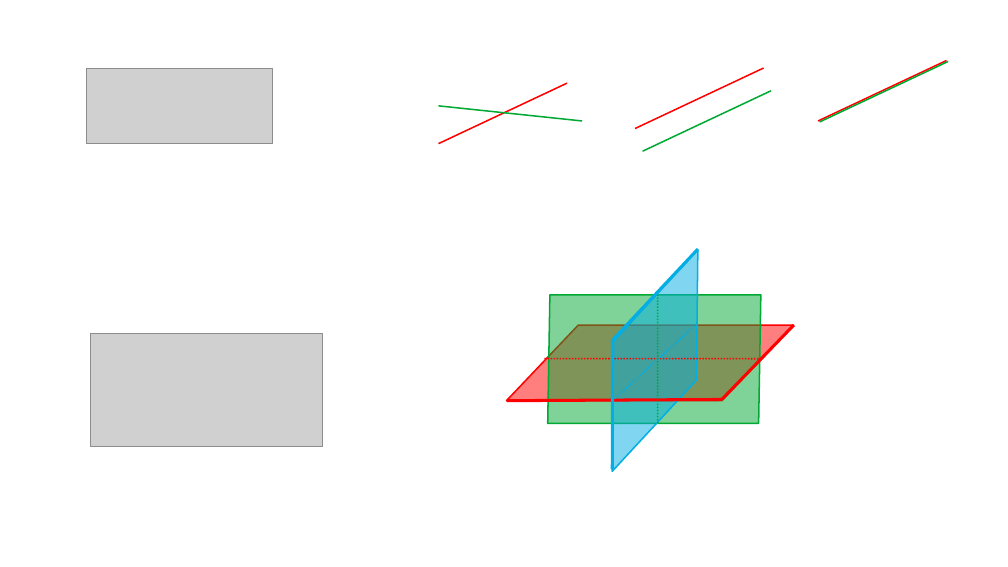
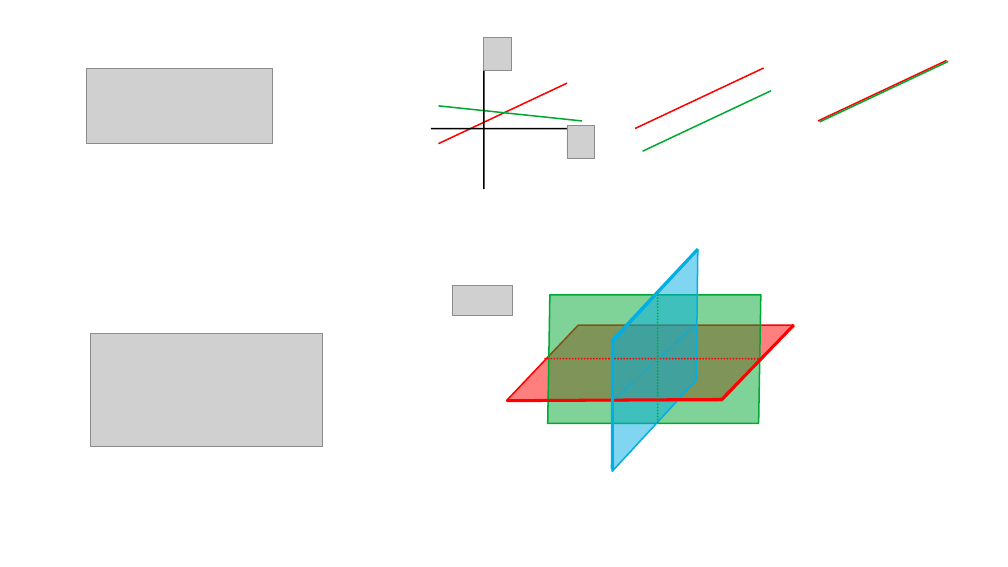
Before and after one commit to QQuick/Wiztech, a slide deck: slide 13 of module_2_numerieke_wiskunde/les_2_vergelijkingen_matrices_en_vectoren/vergelijkingen_1.odp (slide 12 before the commit). Drawn at 1008x567 pixels with LibreOffice and Linux fonts; fonts in the diff are those of the drawing; grey boxes stand for pictures. Boxes give left, top, right and bottom in pixels: in the first picture for what was removed or moved away, otherwise in the second. Text is boxed around its words. In the diff, an @@ line names an element or a change of style, - is before the commit and + after.

```diff
--- a/module_2_numerieke_wiskunde/les_2_vergelijkingen_matrices_en_vectoren/vergelijkingen_1.odp
+++ b/module_2_numerieke_wiskunde/les_2_vergelijkingen_matrices_en_vectoren/vergelijkingen_1.odp
@@ line added from (484, 45) to (484, 189), #000000 1.45 pt @@
@@ picture added at <box>484,38,511,71</box> @@
@@ line added from (431, 129) to (590, 129), #000000 1.45 pt @@
@@ picture added at <box>567,126,594,159</box> @@
@@ picture added at <box>453,285,513,315</box> @@
```
Also in this commit, not shown: 3 other slides changed, 1 slide added, 1 other file.
